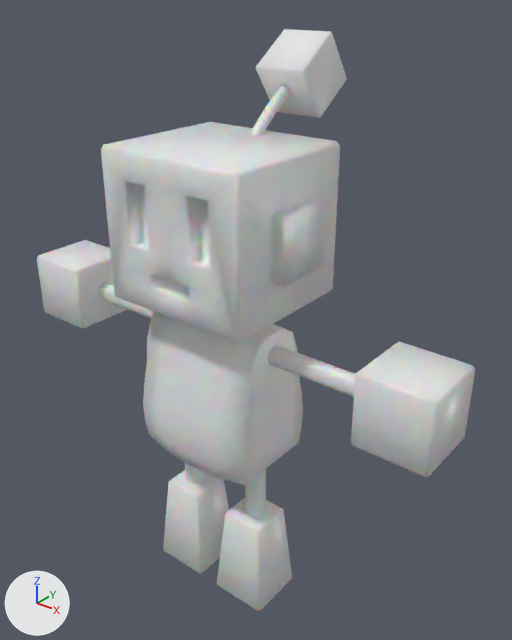
What one commit did to the Blender file Sviluppo/Blender/npc_1.blend.
Both versions are drawn from a 50 mm lens placed at (8.87, -9.89, 13.32), pointed at (0.26, 0.86, 6.65). Every picture has the same lights, and +X, +Y and +Z are marked at lower left. The older version comes first.

Names of what the first picture shows: 'Cube', 'robot'.
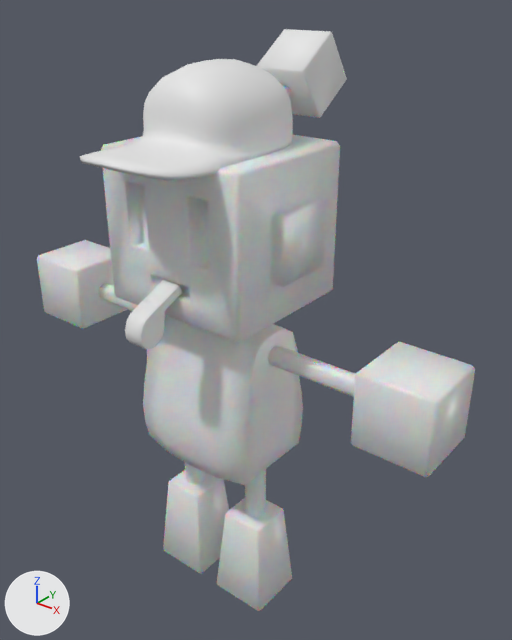
Location of each change, (x1, y1, x2, y2) in pixels of the pictures (512 x 640 px):
'hat', added: after (80, 59, 293, 180)
'whistle', added: after (125, 280, 182, 349)

The change, as a list of edits to the scene's bpy script:
```text
Add me_cube_002:
    me_cube_002.from_pydata([(1.0, -1.0, -1.0), (1.0, -1.0, 0.1), (1.0, 1.0, -1.0), (1.0, 1.0, 0.1), (0.0, 1.0, -1.0), (0.0, 1.0, 1.0), (0.0, -1.0, -0.69), (0.0, -1.0, 1.0), (1.0, -1.96, -1.0), (0.0, -2.4, -0.69), (1.0, 1.0, -0.79), (1.0, -1.0, -0.79), (0.0, -1.0, -0.37), (0.0, 1.0, -0.62)], [], [(13, 5, 3, 10), (10, 3, 1, 11), (3, 5, 7, 1), (11, 1, 7, 12), (0, 6, 9, 8), (0, 11, 12, 6), (2, 10, 11, 0), (4, 13, 10, 2)])
    me_cube_002.polygons.foreach_set('use_smooth', [True] * 8)
Add me_cube_001:
    me_cube_001.from_pydata(...)  # 112 vertices, 100 faces; spans x 0.0..1.0, y -5.11..1.03, z -5.8..1.06
    me_cube_001.polygons.foreach_set('use_smooth', [True] * 100)
Add ob_hat:
    ob_hat = bpy.data.objects.new('hat', me_cube_002)
    ob_hat.location = (0.0, 0.11, 11.41)
    ob_hat.scale = (1.26, 1.26, 0.902)
    _m = ob_hat.modifiers.new('Mirror', 'MIRROR')
    _m.use_clip = True
    _m = ob_hat.modifiers.new('Subdivision', 'SUBSURF')
    _m = ob_hat.modifiers.new('Solidify', 'SOLIDIFY')
    _m.thickness = 0.099
Add ob_whistle:
    ob_whistle = bpy.data.objects.new('whistle', me_cube_001)
    ob_whistle.location = (0.0, -1.5, 8.01)
    ob_whistle.rotation_euler = (0.412, 0.0, 0.0)  # degrees (24, 0, 0)
    ob_whistle.scale = (0.214, 0.207, 0.0958)
    _m = ob_whistle.modifiers.new('Mirror', 'MIRROR')
    _m.use_clip = True
```
